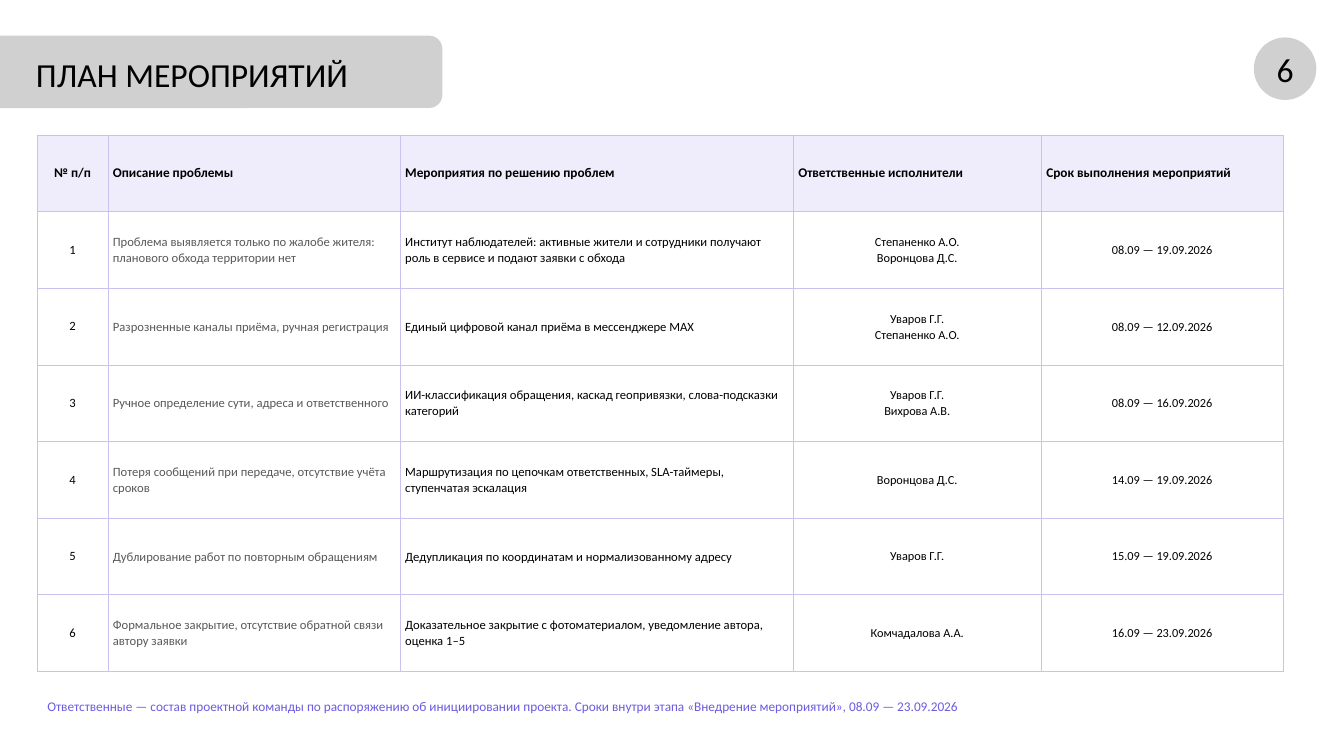
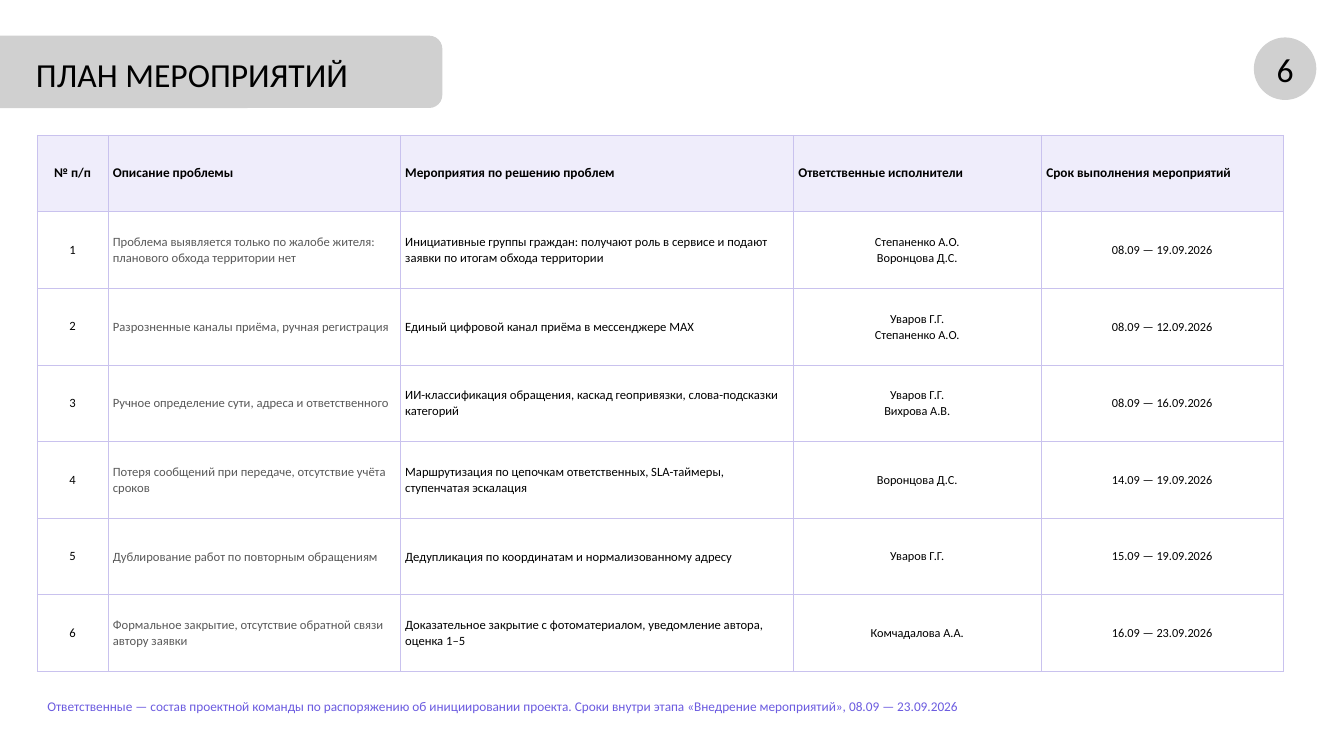
Before and after one commit to NiceGenn/Team-28-progress, a slide deck: slide 6 of файлы/prezentaciya-chernovik.pptx. Drawn at 1344x756 pixels with LibreOffice and Linux fonts; fonts in the diff are those of the drawing; grey boxes stand for pictures. Boxes give left, top, right and bottom in pixels: in the first picture for what was removed or moved away, otherwise in the second. Text is boxed around its words. In the diff, an @@ line names an element or a change of style, - is before the commit and + after.

```diff
--- a/файлы/prezentaciya-chernovik.pptx
+++ b/файлы/prezentaciya-chernovik.pptx
@@ table at [37, 135, 1284, 671] @@
-row 2, column 3: Институт наблюдателей: активные жители и сотрудники получают роль в сервисе и подают заявки с обхода
+row 2, column 3: Инициативные группы граждан: получают роль в сервисе и подают заявки по итогам обхода территории
```
Also in this commit, not shown: 8 other slides changed, 19 other files.
